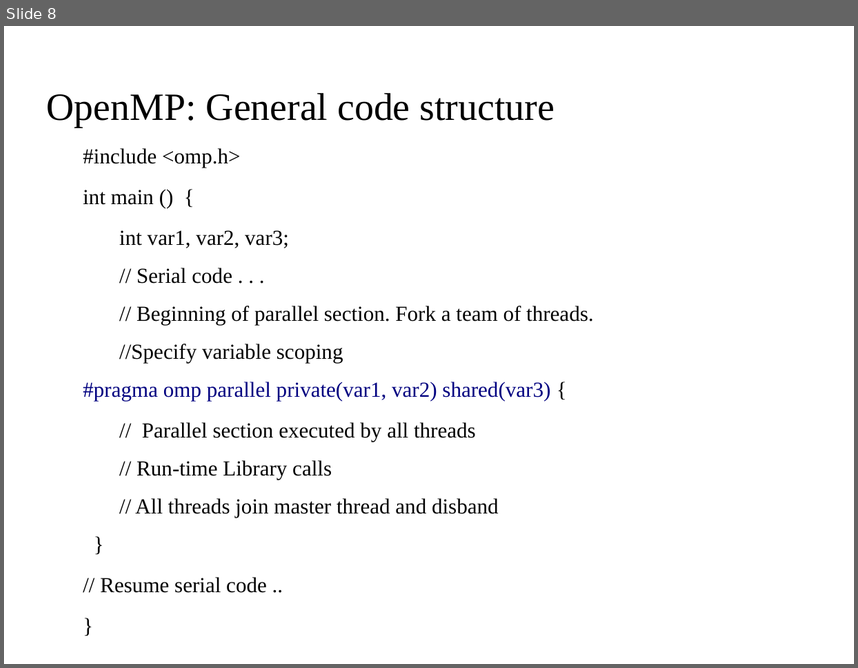
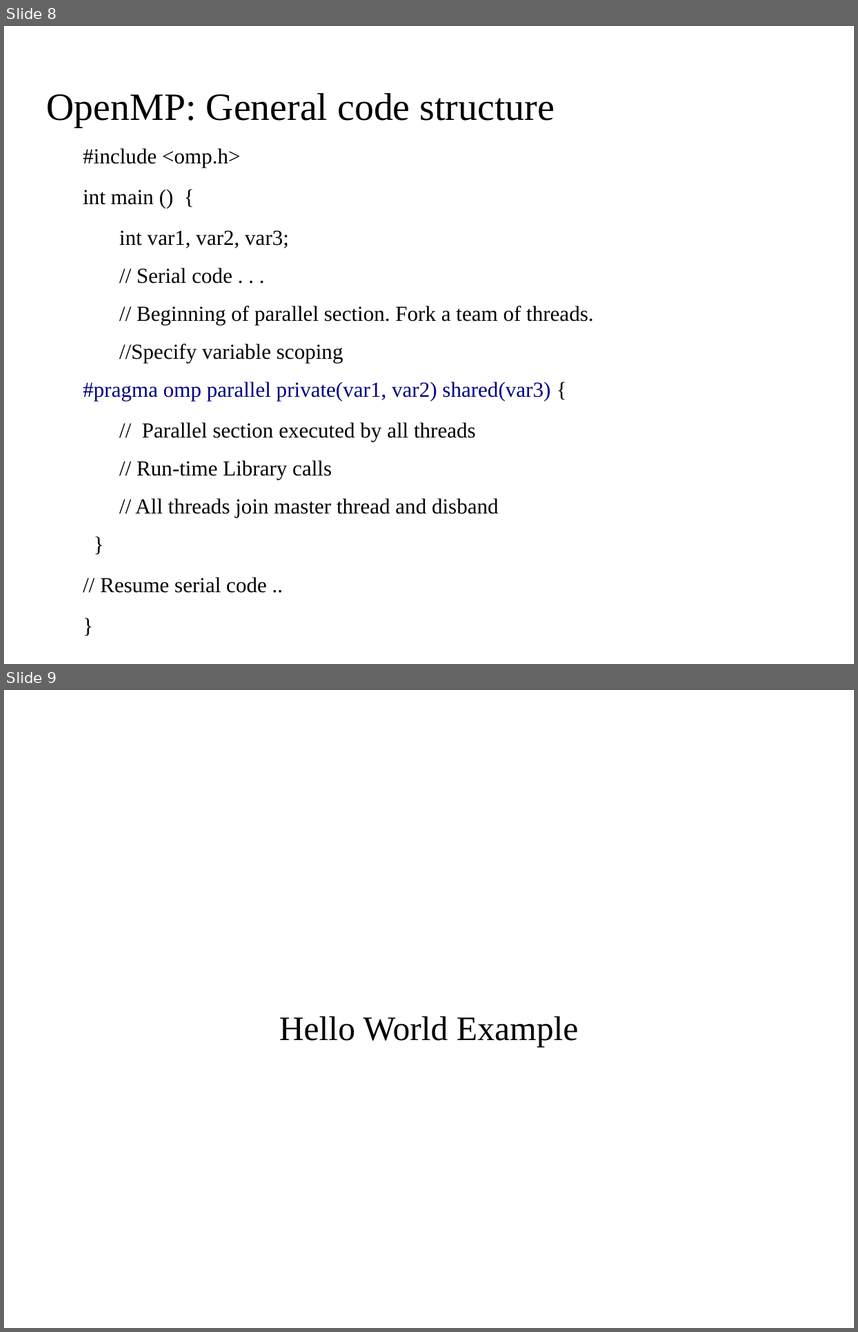
Before and after one commit to kks32/cpp-software-development, a slide deck: Ex12_Parallelisation/Ex12_Parallelisation.odp. Shown one above the other, each under a label of ours: slide 8 before the commit, slides 8 and 9 after it. The pictures are 858x668 and 858x1332 pixels, drawn with LibreOffice and Linux fonts; fonts in the diff are those of the drawing; background and template pictures are left out. Boxes give left, top, right and bottom in pixels: in the first picture for what was removed or moved away, otherwise in the second. Text is boxed around its words. In the diff, an @@ line names an element or a change of style, - is before the commit and + after.

Commit message:
Hello world example

```diff
--- a/Ex12_Parallelisation/Ex12_Parallelisation.odp
+++ b/Ex12_Parallelisation/Ex12_Parallelisation.odp
@@ slide 9 added at (4, 690, 854, 1328), background picture (left out) @@
@@ subtitle added at (279, 1016, 578, 1047), 32 pt, text #000000 @@
+Hello World Example
```
Also in this commit, not shown: 2 other files.
